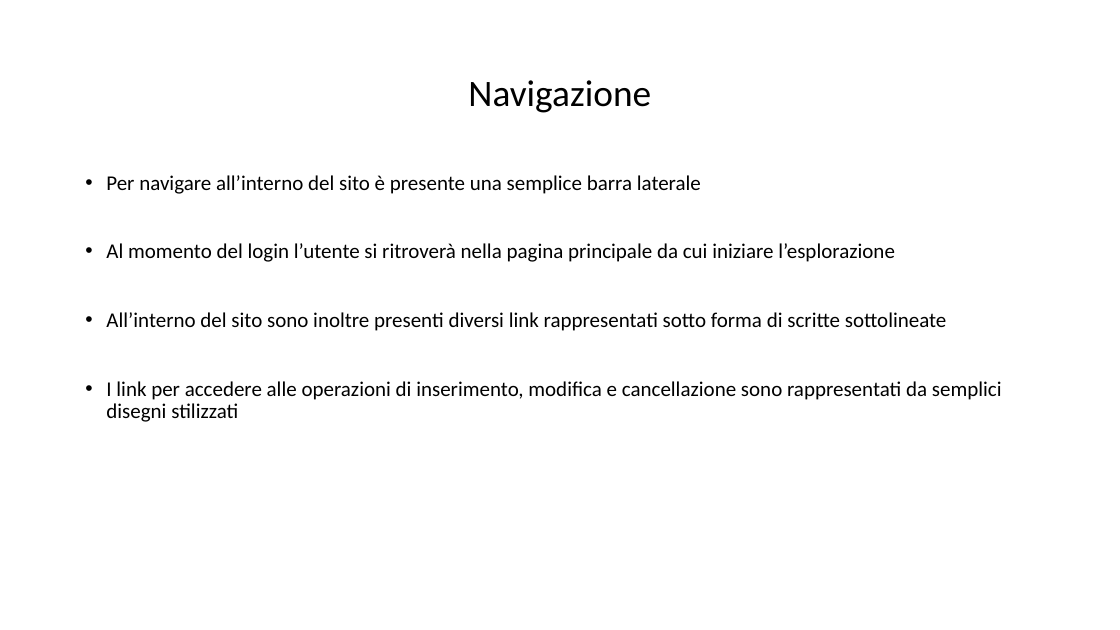
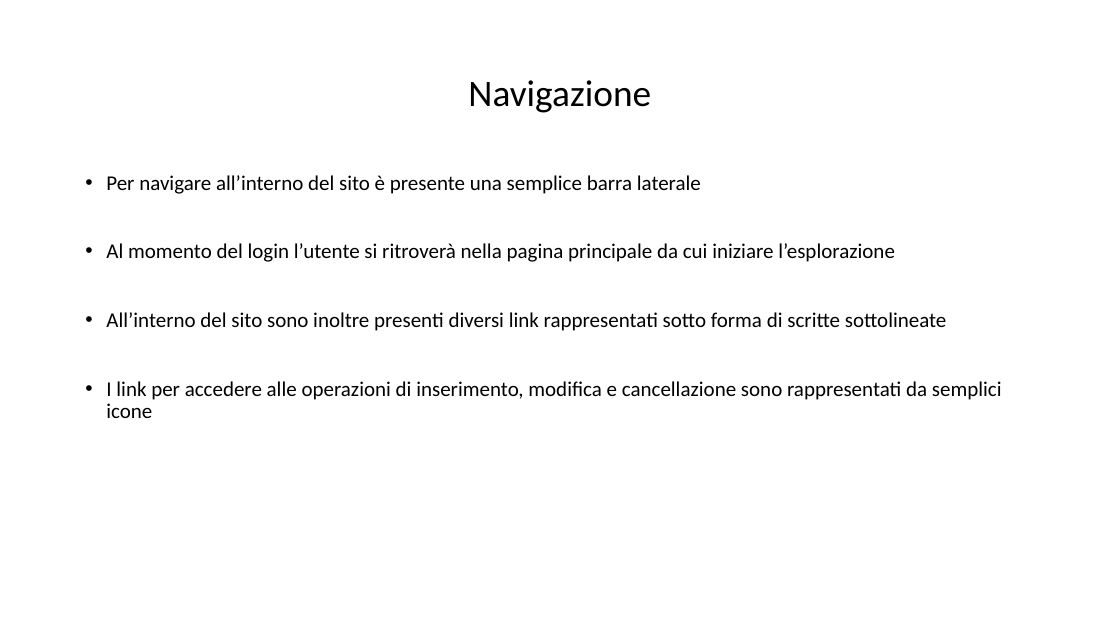
Before and after one commit to Ch3n99/Tecnologie_web, a slide deck: slide 6 of tw.pptx. Drawn at 1120x630 pixels with LibreOffice and Linux fonts; fonts in the diff are those of the drawing. Boxes give left, top, right and bottom in pixels: in the first picture for what was removed or moved away, otherwise in the second. Text is boxed around its words. In the diff, an @@ line names an element or a change of style, - is before the commit and + after.

```diff
--- a/tw.pptx
+++ b/tw.pptx
@@ text at bbox=[106, 381, 1002, 418]: text changed @@
-• I link per accedere alle operazioni di inserimento, modifica e cancellazione sono rappresentati da semplici disegni stilizzati
+• I link per accedere alle operazioni di inserimento, modifica e cancellazione sono rappresentati da semplici icone
```
Also in this commit, not shown: 3 other slides changed, 17 other files.
